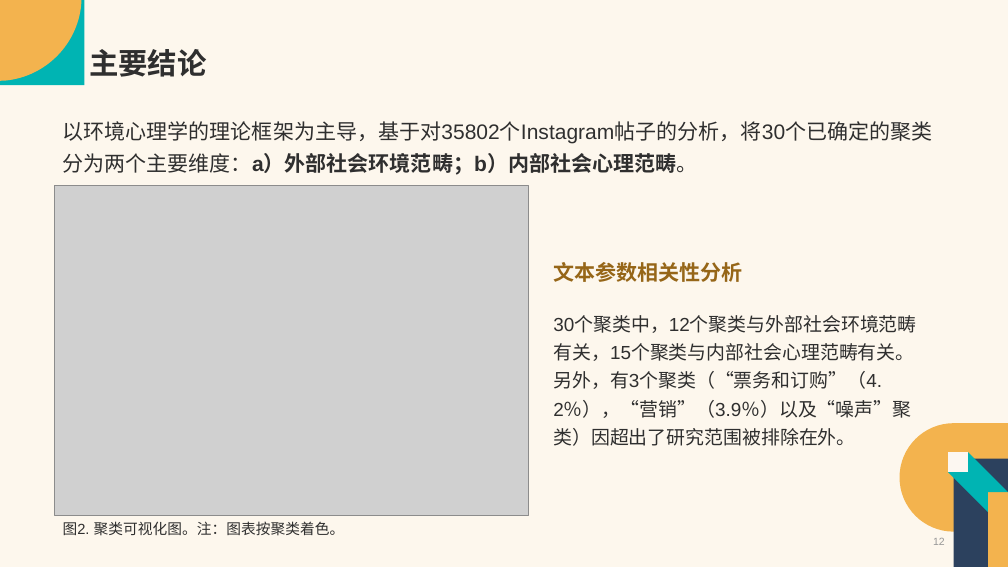
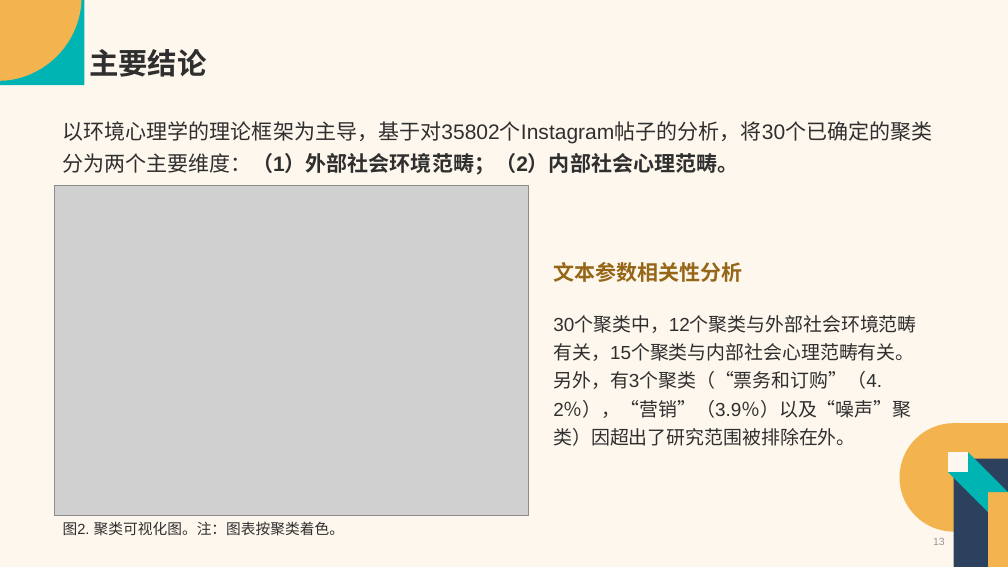
Before and after one commit to Vaelubo/Research, a slide deck: slide 13 of SSCI文章汇报.pptx (slide 12 before the commit). Drawn at 1008x567 pixels with LibreOffice and Linux fonts; fonts in the diff are those of the drawing; grey boxes stand for pictures. Boxes give left, top, right and bottom in pixels: in the first picture for what was removed or moved away, otherwise in the second. Text is boxed around its words. In the diff, an @@ line names an element or a change of style, - is before the commit and + after.

```diff
--- a/SSCI文章汇报.pptx
+++ b/SSCI文章汇报.pptx
@@ text at box(63, 121, 933, 175): text changed @@
-以环境心理学的理论框架为主导，基于对35802个Instagram帖子的分析，将30个已确定的聚类分为两个主要维度：a）外部社会环境范畴；b）内部社会心理范畴。
+以环境心理学的理论框架为主导，基于对35802个Instagram帖子的分析，将30个已确定的聚类分为两个主要维度：（1）外部社会环境范畴；（2）内部社会心理范畴。
```
Also in this commit, not shown: 10 other slides changed, 2 slides added, 1 slide removed, 2 other files.
